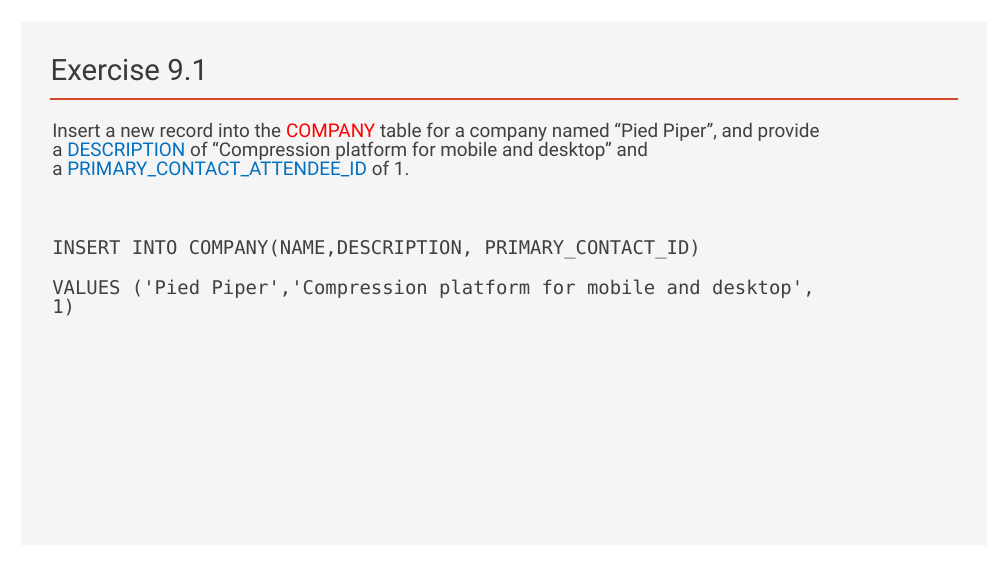
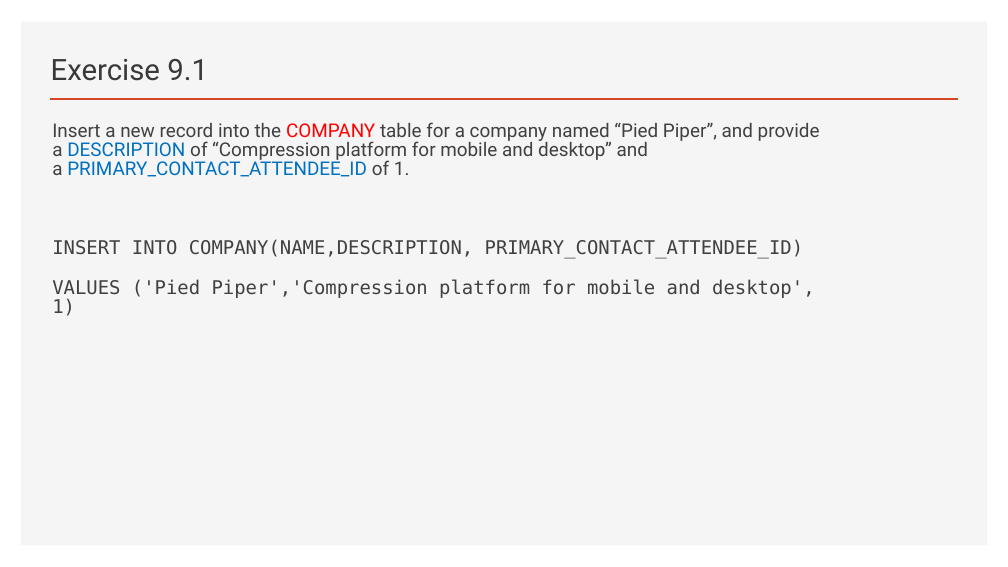
Before and after one commit to thomasnield/oreilly_sql_fundamentals_for_data, a slide deck: slide 74 of notes_and_slides/sql_fundamentals_slides.pptx. Drawn at 1008x567 pixels with LibreOffice and Linux fonts; fonts in the diff are those of the drawing. Boxes give left, top, right and bottom in pixels: in the first picture for what was removed or moved away, otherwise in the second. Text is boxed around its words. In the diff, an @@ line names an element or a change of style, - is before the commit and + after.

```diff
--- a/notes_and_slides/sql_fundamentals_slides.pptx
+++ b/notes_and_slides/sql_fundamentals_slides.pptx
@@ text at (x1=52, y1=239, x2=804, y2=259): text changed @@
-INSERT INTO COMPANY(NAME,DESCRIPTION, PRIMARY_CONTACT_ID)
+INSERT INTO COMPANY(NAME,DESCRIPTION, PRIMARY_CONTACT_ATTENDEE_ID)
```
Also in this commit, not shown: 2 other slides changed, 5 other files.
